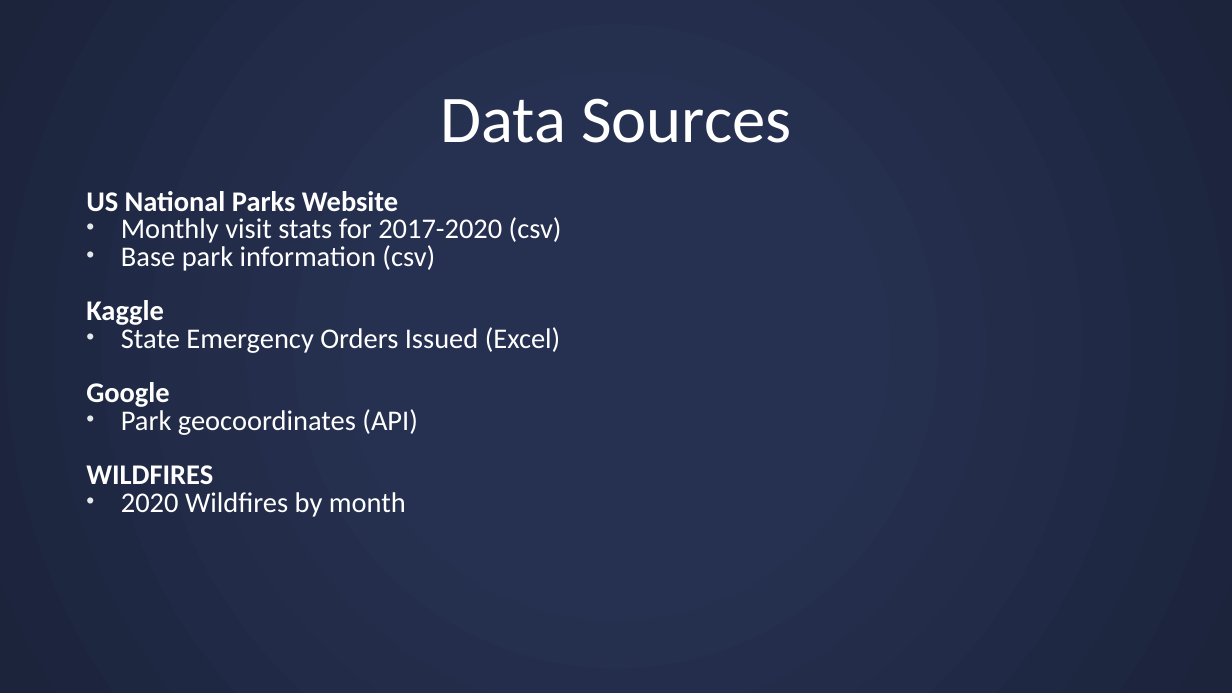
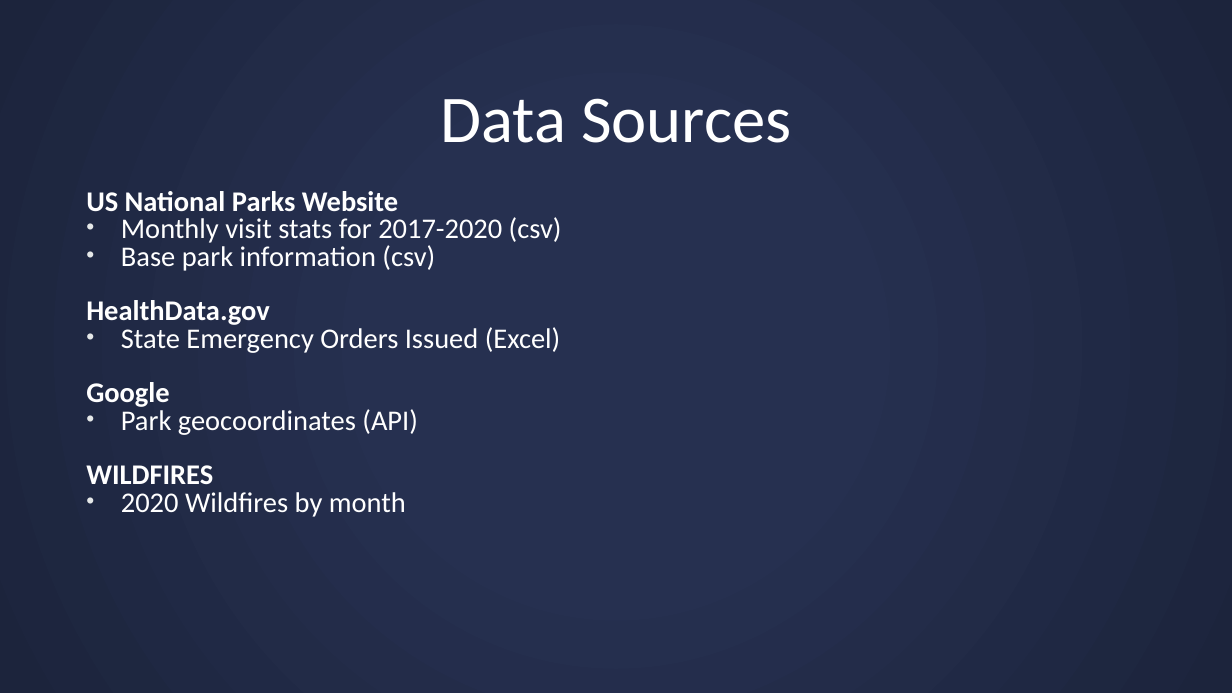
Before and after one commit to missymeyer/ProjectOne, a slide deck: slide 4 of Presentation_ProjectOne.pptx. Drawn at 1232x693 pixels with LibreOffice and Linux fonts; fonts in the diff are those of the drawing. Boxes give left, top, right and bottom in pixels: in the first picture for what was removed or moved away, otherwise in the second. Text is boxed around its words. In the diff, an @@ line names an element or a change of style, - is before the commit and + after.

Commit message:
Presentation Update

```diff
--- a/Presentation_ProjectOne.pptx
+++ b/Presentation_ProjectOne.pptx
@@ text at box(86, 300, 270, 325): text changed @@
-Kaggle
+HealthData.gov
```
